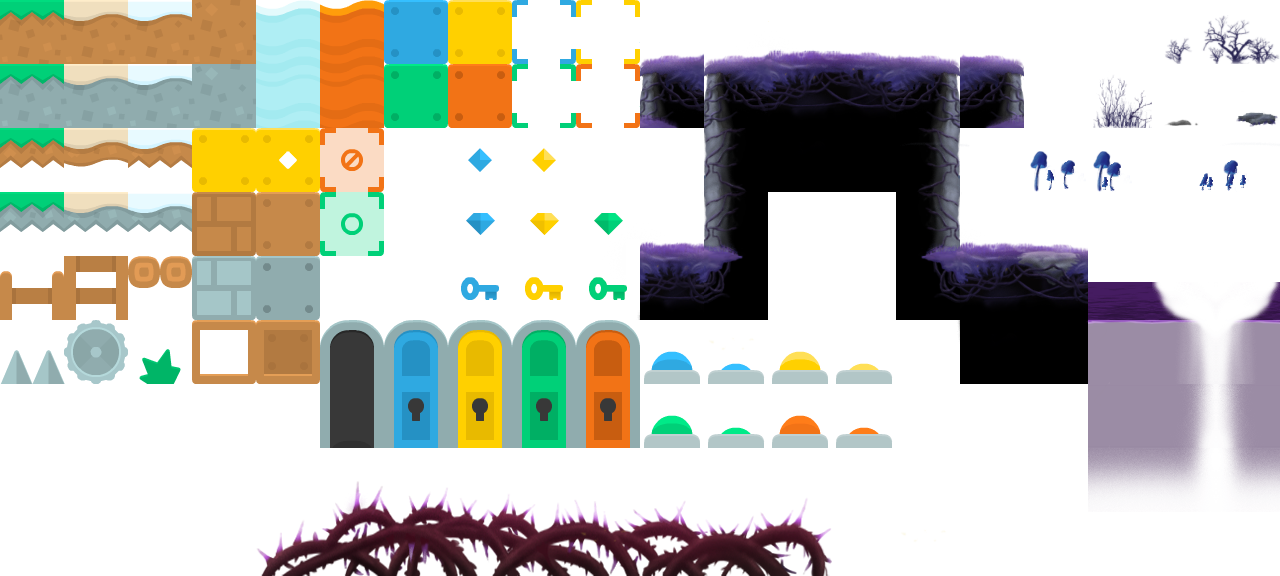
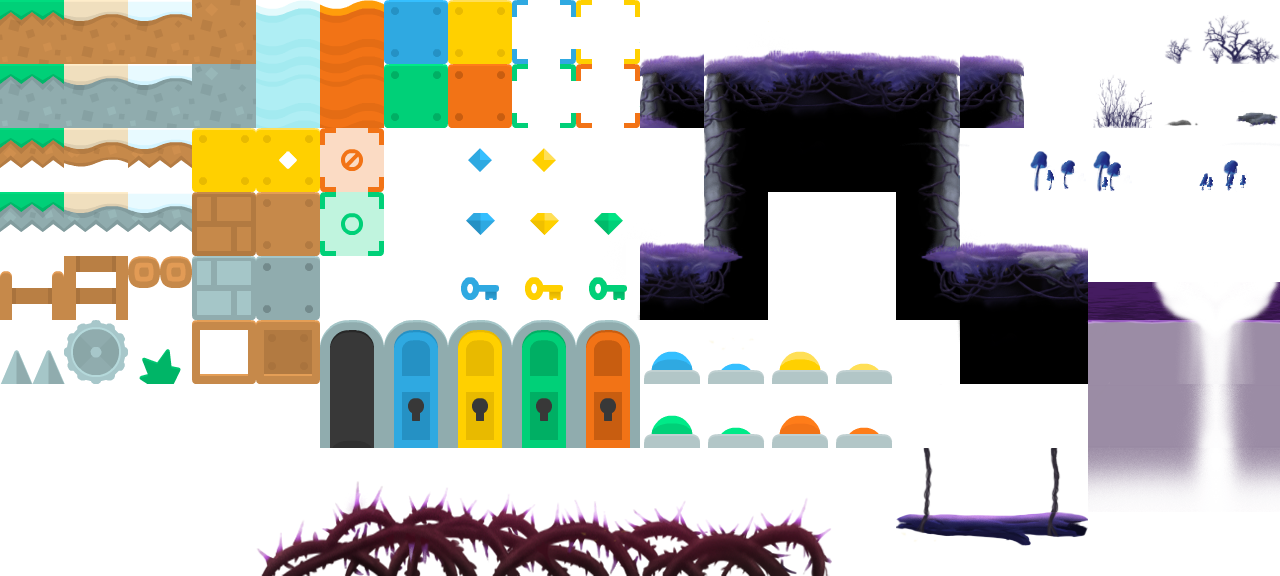
Layers edited between the first and the second 1280×576 image:
added layer "Calque 5" above "asset-4" over [896, 512, 1088, 546]
added layer "Calque 2" above "ronces" over [922, 384, 1061, 517]
